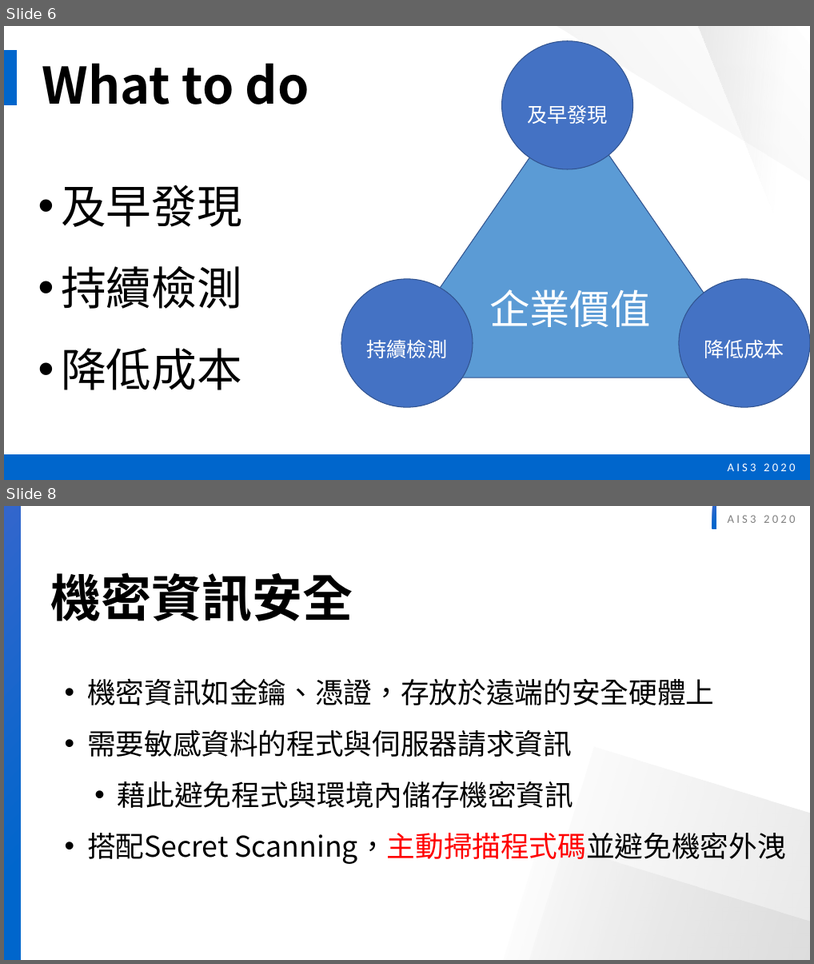
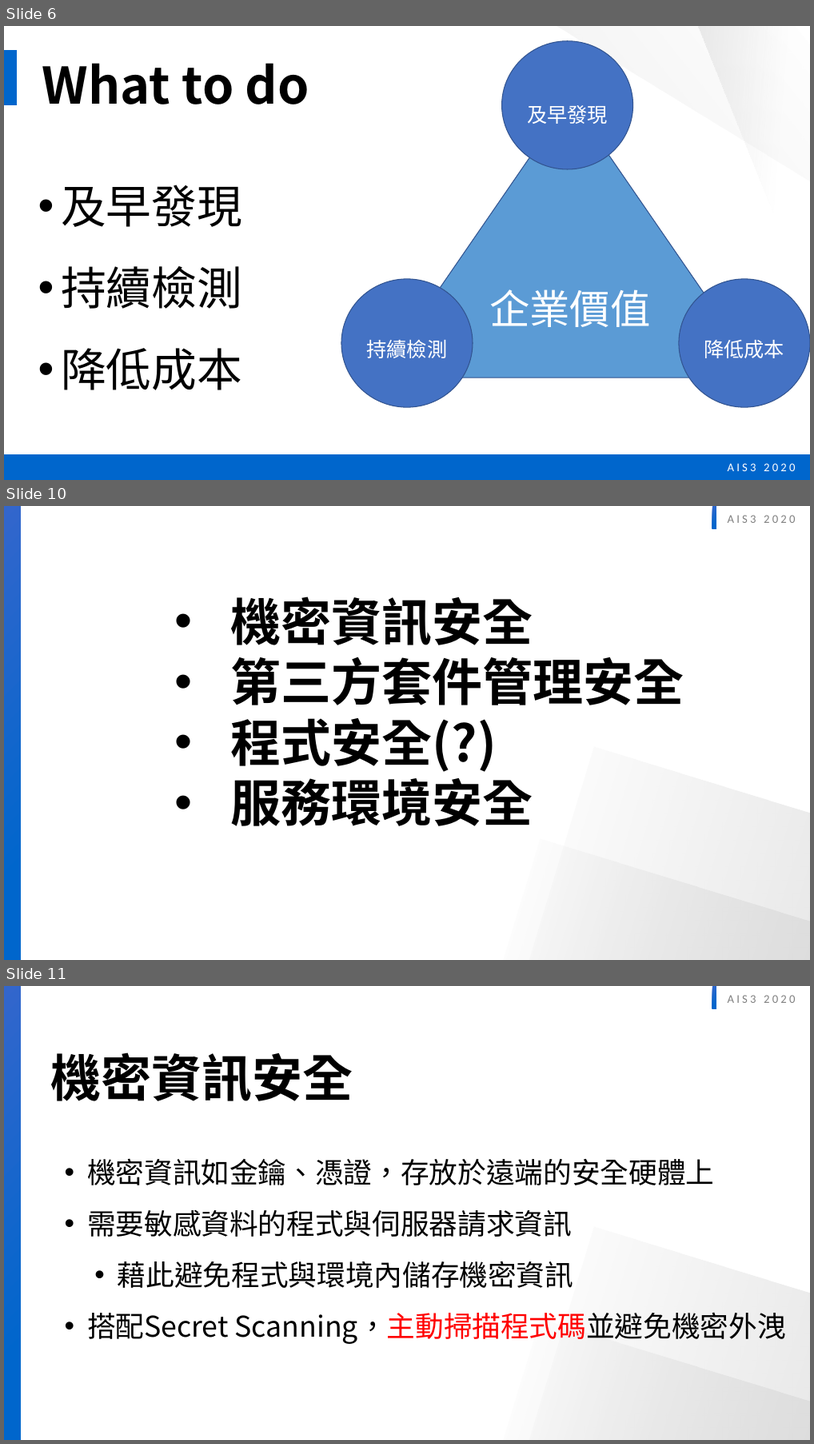
Before and after one commit to twinklestar03/AIS3-Dragon, a slide deck: Slide/AIS3 dragon security .pptx. Shown one above the other, each under a label of ours: slides 6 and 8 before the commit, slides 6, 10 and 11 after it; the slides between them are not shown. The pictures are 814x964 and 814x1444 pixels, drawn with LibreOffice and Linux fonts; fonts in the diff are those of the drawing. Boxes give left, top, right and bottom in pixels: in the first picture for what was removed or moved away, otherwise in the second. Text is boxed around its words. In the diff, an @@ line names an element or a change of style, - is before the commit and + after.

```diff
--- a/Slide/AIS3 dragon security .pptx
+++ b/Slide/AIS3 dragon security .pptx
@@ slide 10 added at <box>4,506,810,960</box>, background #FFFFFF; not listed: 5 template elements that a slide beside it also shows @@
@@ text added at <box>231,596,685,826</box>, 60 pt, text #000000, bold @@
+• 機密資訊安全
+• 第三方套件管理安全
+• 程式安全(?)
+• 服務環境安全
@@ what was slide 8 is now slide 11 @@
```
Also in this commit, not shown: 1 slide changed, 2 other slides added.
